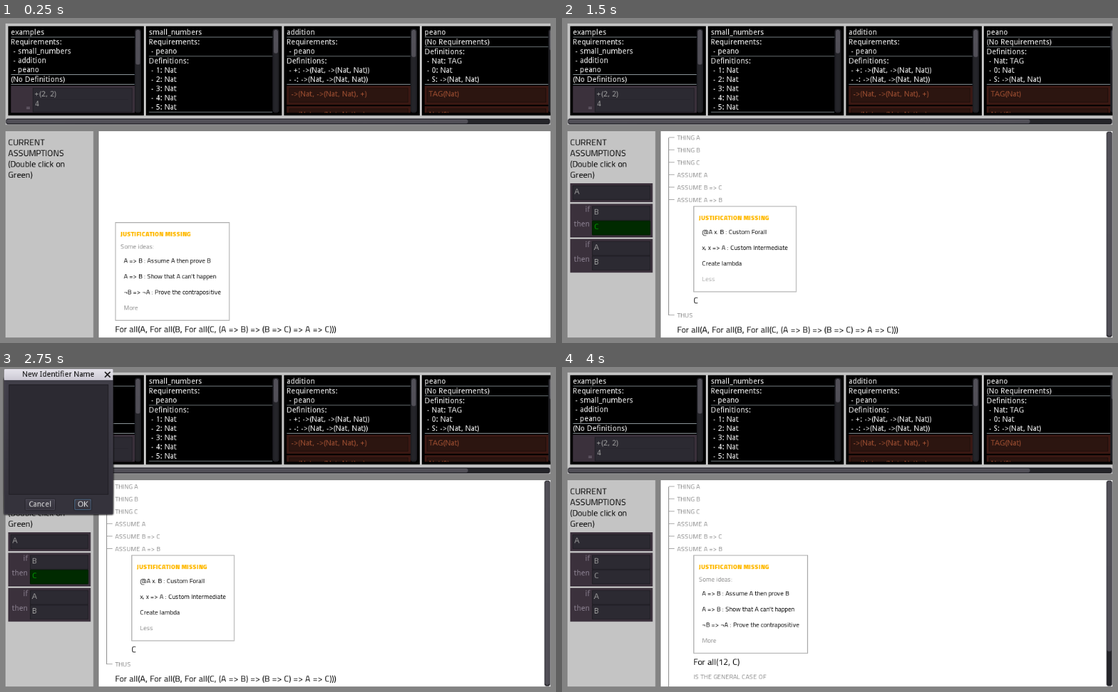
Above: before the commit, frames 1-4 (two rows, left to right).
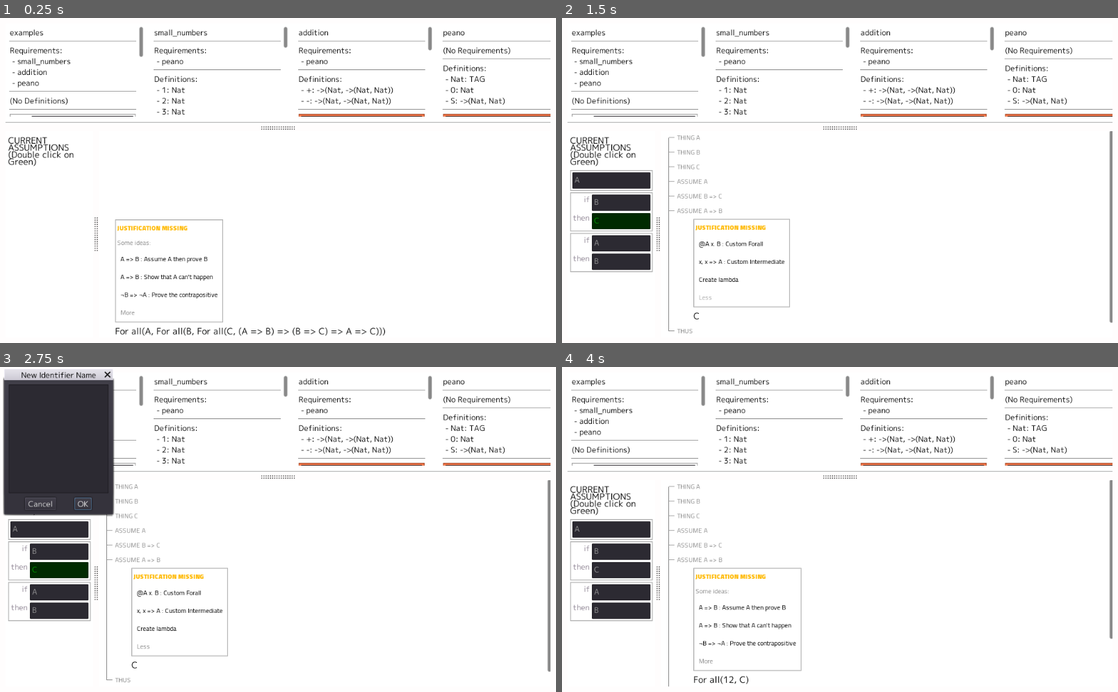
Above: after the commit, the same moments.

Repository: Negabinary/Math-Playground
Game: Godot game, scene res://Main.tscn
Same seed, same stepped clock (60 frames per second), same inputs: the game is played once before the commit and once after it.
Inputs (mouse positions are in pixels of both pictures, inside the frame that each line leads up to):
- Up to frame 1 (0.25 s): no input
- Up to frame 2 (1.5 s): click "A => B : Assume A then prove B" at 0.5 s; click "More" at 1.25 s
- Up to frame 3 (2.75 s): click "@A x. B : Custom Forall" at 2 s
- Up to frame 4 (4 s): click (623, 438) at 2.77 s; type "12" at 2.85 s; click "OK" at 3.5 s

The runs differ from the first frame. In frame 1, 50% of the frame differs, in the area x 0-100%, y 0-100%; in frame 2, 49%; in frame 3, 41%; in frame 4, 49%.

Commit message:
Update theme
 - White backgrounds everywhere
 - Fixed infinite matching bug

Diff:
--- a/Main.tscn
+++ b/Main.tscn
@@ -18,7 +18,7 @@
 anchor_right = 1.0
 anchor_bottom = 1.0
 theme = ExtResource( 1 )
-color = Color( 0.513726, 0.513726, 0.513726, 1 )
+color = Color( 1, 0.992157, 0.992157, 1 )
 script = ExtResource( 2 )
 __meta__ = {
 "_edit_use_anchors_": false
@@ -38,8 +38,8 @@
 [node name="Modules" type="ColorRect" parent="VSplitContainer"]
 margin_right = 1004.0
 margin_bottom = 187.0
-size_flags_vertical = 3
-color = Color( 0.768627, 0.768627, 0.768627, 1 )
+rect_clip_content = true
+size_flags_vertical = 3
 script = ExtResource( 6 )
 __meta__ = {
 "_edit_use_anchors_": false
@@ -48,6 +48,7 @@
 [node name="ScrollContainer" type="ScrollContainer" parent="VSplitContainer/Modules"]
 anchor_right = 1.0
 anchor_bottom = 1.0
+margin_bottom = -10.0
 scroll_vertical_enabled = false
 __meta__ = {
 "_edit_use_anchors_": false
@@ -55,7 +56,7 @@
 
 [node name="MarginContainer" type="MarginContainer" parent="VSplitContainer/Modules/ScrollContainer"]
 margin_right = 1004.0
-margin_bottom = 187.0
+margin_bottom = 177.0
 size_flags_horizontal = 3
 size_flags_vertical = 3
 custom_constants/margin_right = 5
@@ -67,24 +68,26 @@
 margin_left = 5.0
 margin_top = 5.0
 margin_right = 999.0
-margin_bottom = 182.0
-size_flags_horizontal = 3
-size_flags_vertical = 3
+margin_bottom = 172.0
+rect_clip_content = true
+size_flags_horizontal = 3
+size_flags_vertical = 3
+custom_constants/separation = 16
 
 [node name="VBoxContainer" type="VBoxContainer" parent="VSplitContainer/Modules/ScrollContainer/MarginContainer/HBoxContainer"]
-margin_right = 157.0
-margin_bottom = 177.0
+margin_right = 163.0
+margin_bottom = 167.0
+rect_clip_content = true
 __meta__ = {
 "_edit_use_anchors_": false
 }
 
 [node name="Button" type="Button" parent="VSplitContainer/Modules/ScrollContainer/MarginContainer/HBoxContainer/VBoxContainer"]
-margin_right = 157.0
-margin_bottom = 20.0
+margin_right = 163.0
+margin_bottom = 23.0
 text = "Add Module From Text"
 
 [node name="CodeDialog" type="ConfirmationDialog" parent="VSplitContainer/Modules/ScrollContainer/MarginContainer/HBoxContainer/VBoxContainer/Button"]
-visible = true
 margin_top = 48.0
 margin_right = 407.0
 margin_bottom = 318.0
@@ -100,7 +103,7 @@
 margin_left = 8.0
 margin_top = 8.0
 margin_right = -8.0
-margin_bottom = -36.0
+margin_bottom = -39.0
 __meta__ = {
 "_edit_use_anchors_": false
 }
@@ -118,9 +121,9 @@
 minimap_draw = true
 
 [node name="Button2" type="Button" parent="VSplitContainer/Modules/ScrollContainer/MarginContainer/HBoxContainer/VBoxContainer"]
-margin_top = 20.0
-margin_right = 157.0
-margin_bottom = 40.0
+margin_top = 27.0
+margin_right = 163.0
+margin_bottom = 50.0
 text = "Add built-in module"
 
 [node name="WindowDialog" type="ConfirmationDialog" parent="VSplitContainer/Modules/ScrollContainer/MarginContainer/HBoxContainer/VBoxContainer/Button2"]
@@ -134,7 +137,16 @@
 margin_left = 8.0
 margin_top = 8.0
 margin_right = -8.0
-margin_bottom = 34.0
+margin_bottom = 35.0
+
+[node name="HSeparator" type="HSeparator" parent="VSplitContainer/Modules"]
+anchor_top = 1.0
+anchor_right = 1.0
+anchor_bottom = 1.0
+margin_top = -8.0
+__meta__ = {
+"_edit_use_anchors_": false
+}
 
 [node name="VSplitContainer" type="VSplitContainer" parent="VSplitContainer"]
 margin_top = 199.0
@@ -153,7 +165,6 @@
 margin_right = 162.0
 margin_bottom = 381.0
 size_flags_horizontal = 3
-color = Color( 0.768627, 0.768627, 0.768627, 1 )
 
 [node name="VBoxContainer" type="VBoxContainer" parent="VSplitContainer/VSplitContainer/Proof/Context"]
 anchor_right = 1.0
@@ -168,7 +179,7 @@
 
 [node name="Label" type="Label" parent="VSplitContainer/VSplitContainer/Proof/Context/VBoxContainer"]
 margin_right = 152.0
-margin_bottom = 91.0
+margin_bottom = 63.0
 custom_fonts/font = ExtResource( 9 )
 custom_colors/font_color = Color( 0, 0, 0, 1 )
 custom_constants/line_spacing = -11
@@ -191,7 +202,7 @@
 wrap_enabled = true
 
 [node name="Assumptions" type="ScrollContainer" parent="VSplitContainer/VSplitContainer/Proof/Context/VBoxContainer"]
-margin_top = 91.0
+margin_top = 67.0
 margin_right = 152.0
 margin_bottom = 371.0
 size_flags_horizontal = 3
--- a/project.godot
+++ b/project.godot
@@ -173,6 +173,10 @@
 
 enabled=PoolStringArray( "gut", "zylann.project_stats" )
 
+[gui]
+
+theme/custom_font="res://theme/ui_font.tres"
+
 [input]
 
 ui_accept={
--- a/src/expr_item/expr_item.gd
+++ b/src/expr_item/expr_item.gd
@@ -9,7 +9,7 @@
 func _init(new_type:ExprItemType, new_children:=[]):
 	type = new_type
 	children = new_children
-	#string = to_string()
+	string = to_string()
 
 
 static func from_string(string:String, types:={}) -> ExprItem:
@@ -110,7 +110,12 @@
 
 
 func is_superset(other:ExprItem, matching:={}) -> bool:
-	if matching.has(type):
+	if type == other.type and get_child_count() == other.get_child_count():
+		for i in get_child_count():
+			if not get_child(i).is_superset(other.get_child(i), matching):
+				return false
+		return true
+	elif matching.has(type):
 		if get_child_count() > other.get_child_count():
 			return false
 		elif matching[type] is String:
@@ -125,11 +130,6 @@
 				return true
 			else:
 				return false
-	elif type == other.type and get_child_count() == other.get_child_count():
-		for i in get_child_count():
-			if not get_child(i).is_superset(other.get_child(i), matching):
-				return false
-		return true
 	else:
 		return false
 
@@ -137,7 +137,7 @@
 func _to_string() -> String:
 	if children.size() == 0:
 		return type.to_string()
-	elif type == GlobalTypes.IMPLIES:
+	elif type == GlobalTypes.IMPLIES and children.size() == 2:
 		var children_string = ""
 		if children[0].get_type() == GlobalTypes.IMPLIES:
 			children_string += "(" + children[0].to_string() + ")"
--- a/src/visual/assumption_box/AssumptionBox.tscn
+++ b/src/visual/assumption_box/AssumptionBox.tscn
@@ -9,27 +9,19 @@
 [ext_resource path="res://src/visual/assumption_box/ABConditions.gd" type="Script" id=8]
 [ext_resource path="res://src/visual/assumption_box/ABConclusion.gd" type="Script" id=9]
 
-[sub_resource type="StyleBoxFlat" id=1]
-content_margin_left = 4.0
-content_margin_right = 4.0
-content_margin_top = 4.0
-content_margin_bottom = 4.0
-bg_color = Color( 0.231373, 0.192157, 0.235294, 1 )
-
 [node name="AssumptionBox" type="PanelContainer"]
 margin_right = 49.0
 margin_bottom = 108.0
-custom_styles/panel = SubResource( 1 )
 script = ExtResource( 1 )
 __meta__ = {
 "_edit_use_anchors_": false
 }
 
 [node name="VBoxContainer" type="VBoxContainer" parent="."]
-margin_left = 4.0
-margin_top = 4.0
-margin_right = 45.0
-margin_bottom = 104.0
+margin_left = 7.0
+margin_top = 7.0
+margin_right = 42.0
+margin_bottom = 101.0
 __meta__ = {
 "_edit_use_anchors_": false
 }
@@ -47,7 +39,7 @@
 size_flags_vertical = 0
 custom_colors/font_color = Color( 0.541176, 0.501961, 0.560784, 1 )
 custom_constants/line_spacing = 0
-text = "forall"
+text = "∀"
 align = 2
 valign = 1
 
--- a/src/visual/module/Module.tscn
+++ b/src/visual/module/Module.tscn
@@ -1,72 +1,80 @@
-[gd_scene load_steps=3 format=2]
+[gd_scene load_steps=2 format=2]
 
 [ext_resource path="res://src/visual/module/module_box.gd" type="Script" id=1]
 
-[sub_resource type="StyleBoxFlat" id=1]
-content_margin_left = 5.0
-content_margin_right = 5.0
-content_margin_top = 5.0
-content_margin_bottom = 5.0
-bg_color = Color( 0, 0, 0, 1 )
-
-[node name="Module" type="PanelContainer"]
+[node name="Module" type="MarginContainer"]
 margin_right = 150.0
 margin_bottom = 274.0
 rect_min_size = Vector2( 250, 0 )
-custom_styles/panel = SubResource( 1 )
+rect_clip_content = true
+custom_constants/margin_right = 3
+custom_constants/margin_top = 3
+custom_constants/margin_left = 3
+custom_constants/margin_bottom = 3
 script = ExtResource( 1 )
 __meta__ = {
 "_edit_use_anchors_": false
 }
 
 [node name="ScrollContainer" type="ScrollContainer" parent="."]
-margin_left = 5.0
-margin_top = 5.0
-margin_right = 245.0
-margin_bottom = 269.0
+margin_left = 3.0
+margin_top = 3.0
+margin_right = 247.0
+margin_bottom = 271.0
+rect_clip_content = false
+size_flags_horizontal = 3
 
-[node name="VBoxContainer" type="VBoxContainer" parent="ScrollContainer"]
-margin_right = 240.0
-margin_bottom = 264.0
+[node name="Control" type="MarginContainer" parent="ScrollContainer"]
+margin_right = 244.0
+margin_bottom = 112.0
+size_flags_horizontal = 3
+custom_constants/margin_right = 8
+
+[node name="VBoxContainer" type="VBoxContainer" parent="ScrollContainer/Control"]
+margin_right = 236.0
+margin_bottom = 112.0
 size_flags_horizontal = 3
 size_flags_vertical = 3
+__meta__ = {
+"_edit_use_anchors_": false
+}
 
-[node name="ModuleName" type="Label" parent="ScrollContainer/VBoxContainer"]
-margin_right = 240.0
+[node name="ModuleName" type="Label" parent="ScrollContainer/Control/VBoxContainer"]
+margin_right = 236.0
 margin_bottom = 14.0
 text = "TODO: Module Name"
 
-[node name="HSeparator3" type="HSeparator" parent="ScrollContainer/VBoxContainer"]
+[node name="HSeparator3" type="HSeparator" parent="ScrollContainer/Control/VBoxContainer"]
 margin_top = 18.0
-margin_right = 240.0
+margin_right = 236.0
 margin_bottom = 22.0
 
-[node name="ModuleRequirements" type="Label" parent="ScrollContainer/VBoxContainer"]
+[node name="ModuleRequirements" type="Label" parent="ScrollContainer/Control/VBoxContainer"]
 margin_top = 26.0
-margin_right = 240.0
+margin_right = 236.0
 margin_bottom = 40.0
 text = "TODO: Requirements"
 
-[node name="HSeparator" type="HSeparator" parent="ScrollContainer/VBoxContainer"]
+[node name="HSeparator" type="HSeparator" parent="ScrollContainer/Control/VBoxContainer"]
 margin_top = 44.0
-margin_right = 240.0
+margin_right = 236.0
 margin_bottom = 48.0
 
-[node name="ModuleDefinitions" type="Label" parent="ScrollContainer/VBoxContainer"]
+[node name="ModuleDefinitions" type="Label" parent="ScrollContainer/Control/VBoxContainer"]
 margin_top = 52.0
-margin_right = 240.0
+margin_right = 236.0
 margin_bottom = 100.0
 text = "Defines:
  - 0
  - 1"
 
-[node name="HSeparator2" type="HSeparator" parent="ScrollContainer/VBoxContainer"]
+[node name="HSeparator2" type="HSeparator" parent="ScrollContainer/Control/VBoxContainer"]
 margin_top = 104.0
-margin_right = 240.0
+margin_right = 236.0
 margin_bottom = 108.0
 
-[node name="ModuleAssumptions" type="VBoxContainer" parent="ScrollContainer/VBoxContainer"]
+[node name="ModuleAssumptions" type="VBoxContainer" parent="ScrollContainer/Control/VBoxContainer"]
 margin_top = 112.0
-margin_right = 240.0
+margin_right = 236.0
 margin_bottom = 112.0
 custom_constants/separation = 3
--- a/src/visual/module/module_box.gd
+++ b/src/visual/module/module_box.gd
@@ -1,4 +1,4 @@
-extends PanelContainer
+extends Container
 
 signal request_to_prove
 signal proof_step_created
@@ -16,9 +16,9 @@
 
 func load_module(module:MathModule, name:String):
 	module_name = name
-	ui_assumptions = $ScrollContainer/VBoxContainer/ModuleAssumptions
+	ui_assumptions = $ScrollContainer/Control/VBoxContainer/ModuleAssumptions
 
-	$ScrollContainer/VBoxContainer/ModuleName.text = name
+	$ScrollContainer/Control/VBoxContainer/ModuleName.text = name
 
 	self.module = module
 	for proof_step in module.get_proof_steps():
@@ -38,7 +38,7 @@
 		string = "Definitions: "
 		for d in definitions:
 			string += "\n - " + PoolStringArray(([d.to_string()] + Tagger.get_type_tags(d))).join(": ")
-	$ScrollContainer/VBoxContainer/ModuleDefinitions.text = string
+	$ScrollContainer/Control/VBoxContainer/ModuleDefinitions.text = string
 
 	var requirements := module.get_requirements()
 	if requirements.size() == 0:
@@ -47,14 +47,14 @@
 		string = "Requirements: "
 		for r in requirements:
 			string += "\n - " + r.get_name()
-	$ScrollContainer/VBoxContainer/ModuleRequirements.text = string
+	$ScrollContainer/Control/VBoxContainer/ModuleRequirements.text = string
 
 
 func _on_proof_step_created(proof_step:ProofStep):
 	emit_signal("proof_step_created", proof_step)
 
 func _on_locator_changed(locator:Locator):
-	for assumption_box in $ScrollContainer/VBoxContainer/ModuleAssumptions.get_children():
+	for assumption_box in $ScrollContainer/Control/VBoxContainer/ModuleAssumptions.get_children():
 		assumption_box.update_context(selection_handler.get_proof_step(), locator)
 
 func _on_assumption_conclusion_used(assumption:ProofStep, _index:int):
--- a/theme/expr_item_font.tres
+++ b/theme/expr_item_font.tres
@@ -1,6 +1,6 @@
 [gd_resource type="DynamicFont" load_steps=2 format=2]
 
-[ext_resource path="res://theme/Cairo-Regular.ttf" type="DynamicFontData" id=1]
+[ext_resource path="res://theme/MPLUS1p-Regular.ttf" type="DynamicFontData" id=1]
 
 [resource]
 font_data = ExtResource( 1 )
--- /dev/null
+++ b/theme/ui_font.tres
@@ -0,0 +1,9 @@
+[gd_resource type="DynamicFont" load_steps=2 format=2]
+
+[ext_resource path="res://theme/MPLUS1p-Regular.ttf" type="DynamicFontData" id=1]
+
+[resource]
+size = 14
+extra_spacing_top = -2
+extra_spacing_bottom = -2
+font_data = ExtResource( 1 )
Not shown: 1 places in src/visual/assumption_box/AssumptionBox.tscn that only renumber resources
Binary file added: theme/MPLUS1p-Black.ttf
Binary file added: theme/MPLUS1p-Regular.ttf
Binary file changed: theme/main_theme.theme
Not shown, changed: docs/index.pck
